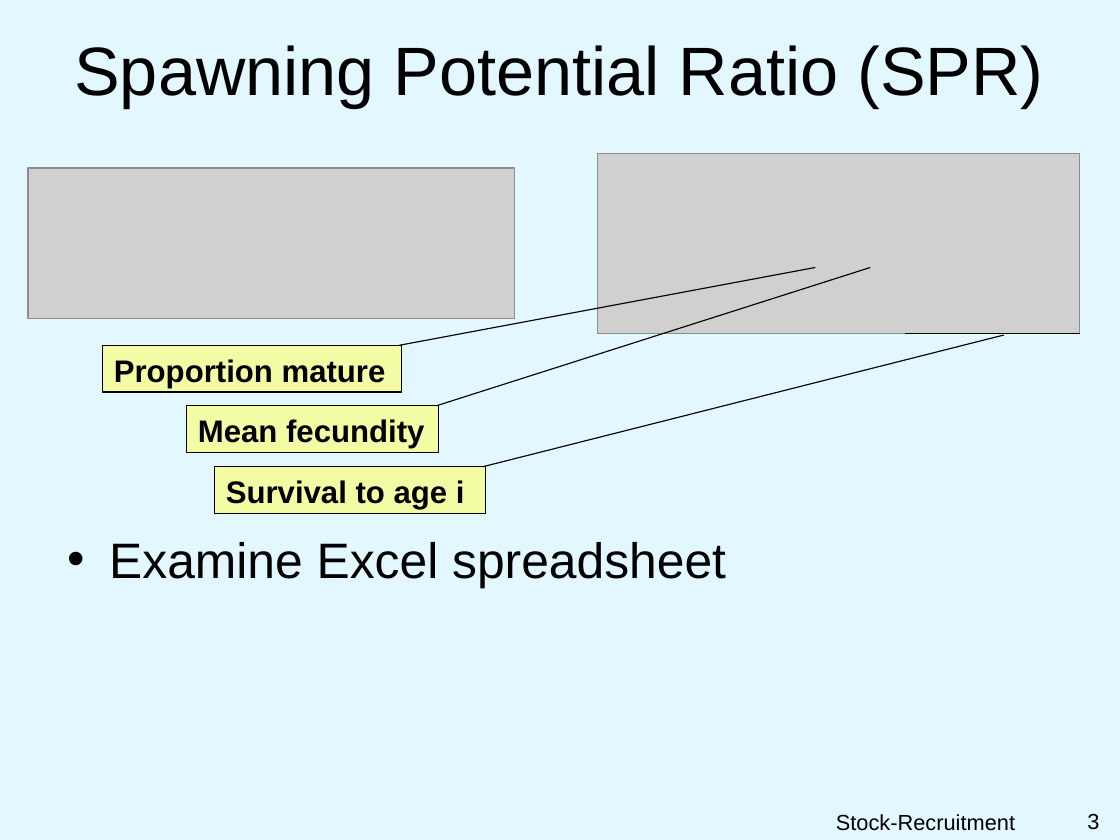
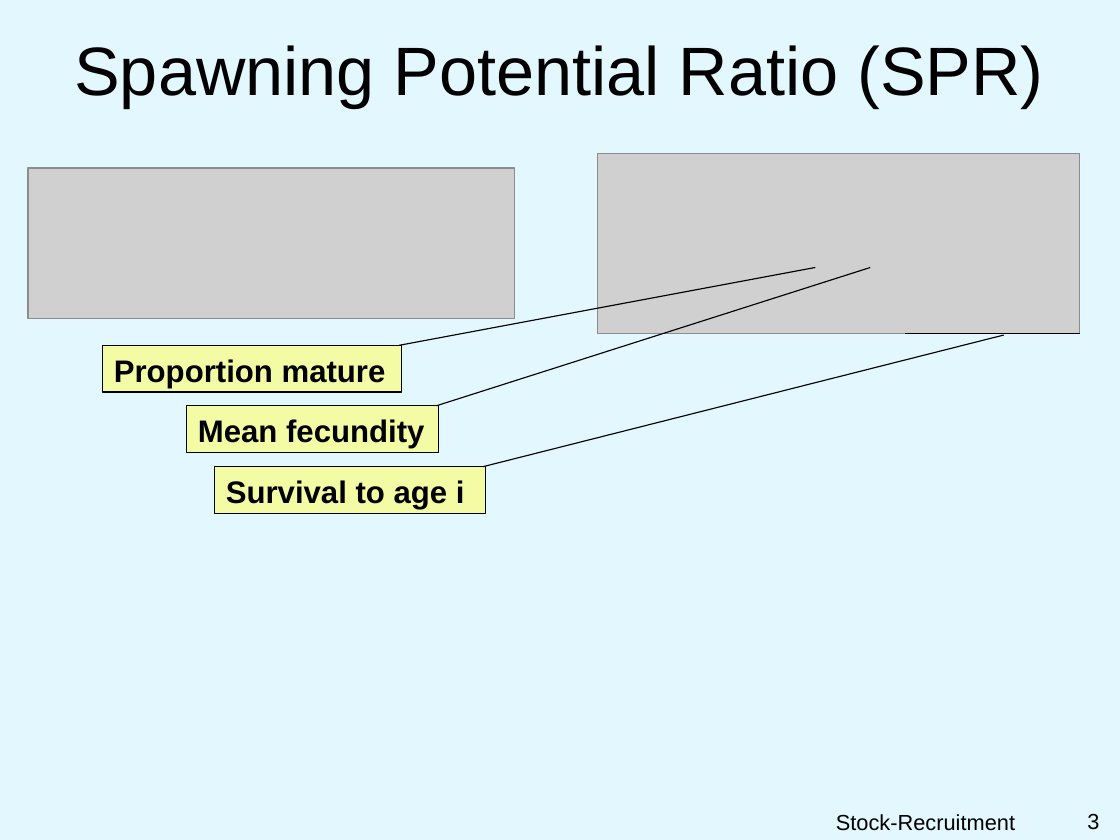
Before and after one commit to droglenc/NCNRS349, a slide deck: slide 3 of modules/Recruitment/PPT-SPR.pptx. Drawn at 1120x840 pixels with LibreOffice and Linux fonts; fonts in the diff are those of the drawing; grey boxes stand for pictures; background and template pictures are left out. Boxes give left, top, right and bottom in pixels: in the first picture for what was removed or moved away, otherwise in the second. Text is boxed around its words. In the diff, an @@ line names an element or a change of style, - is before the commit and + after.

```diff
--- a/modules/Recruitment/PPT-SPR.pptx
+++ b/modules/Recruitment/PPT-SPR.pptx
@@ text removed at bbox=[109, 542, 726, 588] @@
-• Examine Excel spreadsheet
```
Also in this commit, not shown: 1 other slide changed, 4 other files.
